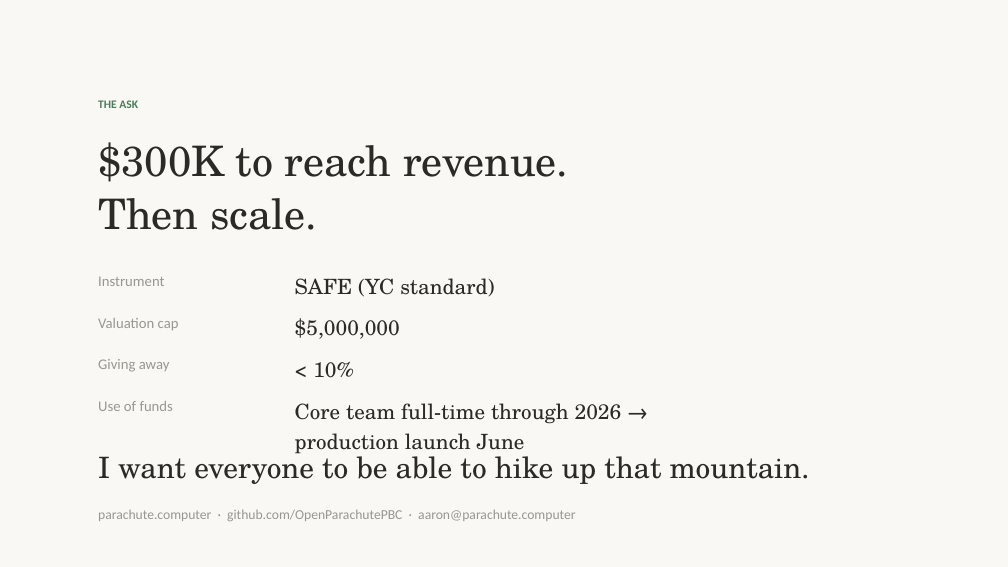
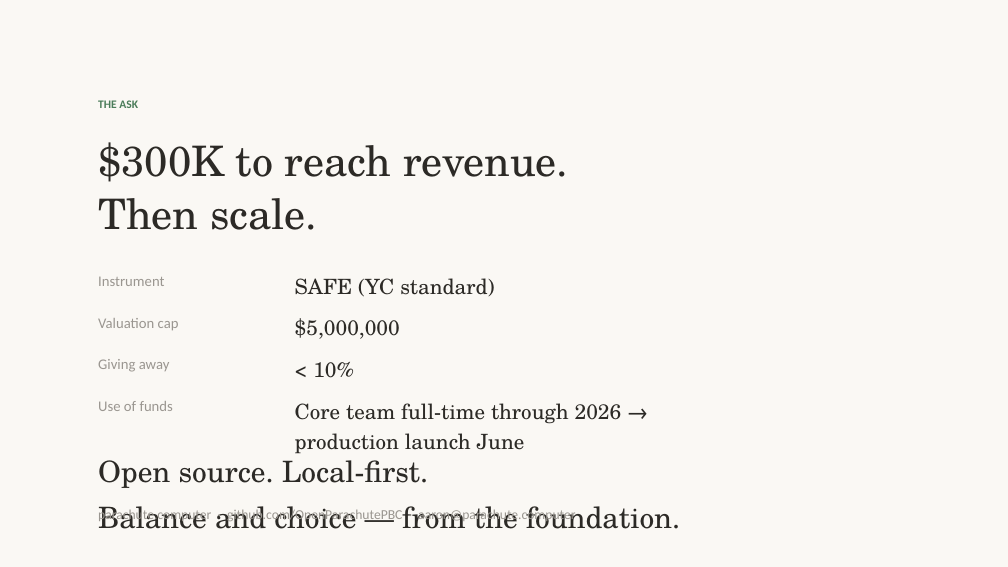
Before and after one commit to OpenParachutePBC/parachute-computer, a slide deck: slide 11 of nvc-pitch-deck.pptx. Drawn at 1008x567 pixels with LibreOffice and Linux fonts; fonts in the diff are those of the drawing. Boxes give left, top, right and bottom in pixels: in the first picture for what was removed or moved away, otherwise in the second. Text is boxed around its words. In the diff, an @@ line names an element or a change of style, - is before the commit and + after.

```diff
--- a/nvc-pitch-deck.pptx
+++ b/nvc-pitch-deck.pptx
@@ text at (x1=98, y1=453, x2=680, y2=529): text changed @@
-I want everyone to be able to hike up that mountain.
+Open source. Local-first.
+Balance and choice — from the foundation.
```
Also in this commit, not shown: 5 other slides changed, 4 other files.
